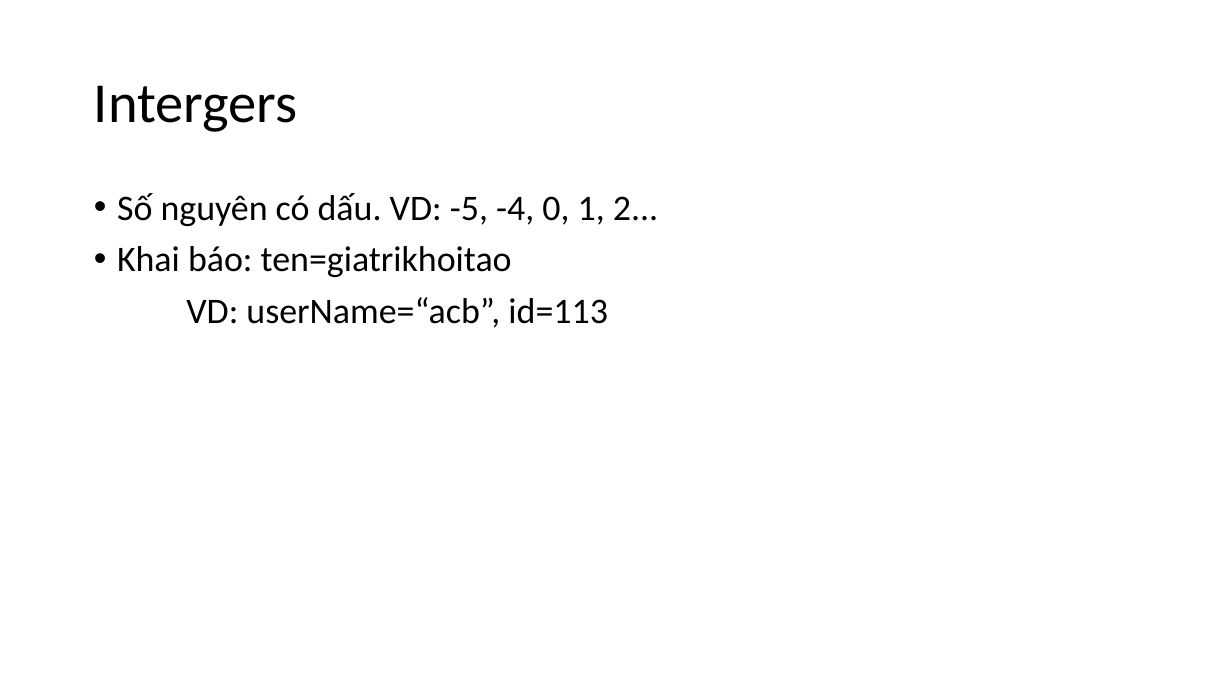
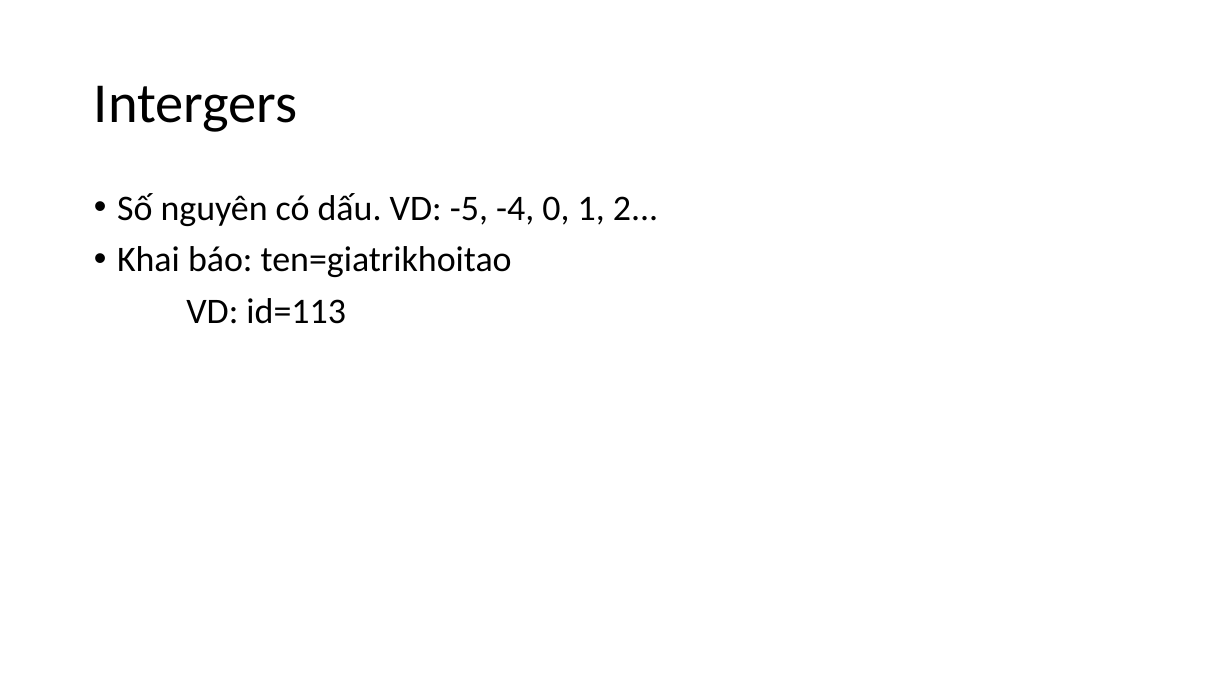
Before and after one commit to levinhhoang16/PyOpenCVCourse, a slide deck: slide 21 of Lecture/[01]PythonCoban.pptx. Drawn at 1232x693 pixels with LibreOffice and Linux fonts; fonts in the diff are those of the drawing. Boxes give left, top, right and bottom in pixels: in the first picture for what was removed or moved away, otherwise in the second. Text is boxed around its words. In the diff, an @@ line names an element or a change of style, - is before the commit and + after.

```diff
--- a/Lecture/[01]PythonCoban.pptx
+++ b/Lecture/[01]PythonCoban.pptx
@@ text at bbox=[186, 298, 346, 324]: text changed @@
-VD: userName=“acb”, id=113
+VD: id=113
```
Also in this commit, not shown: 5 other slides changed, 7 other files.
